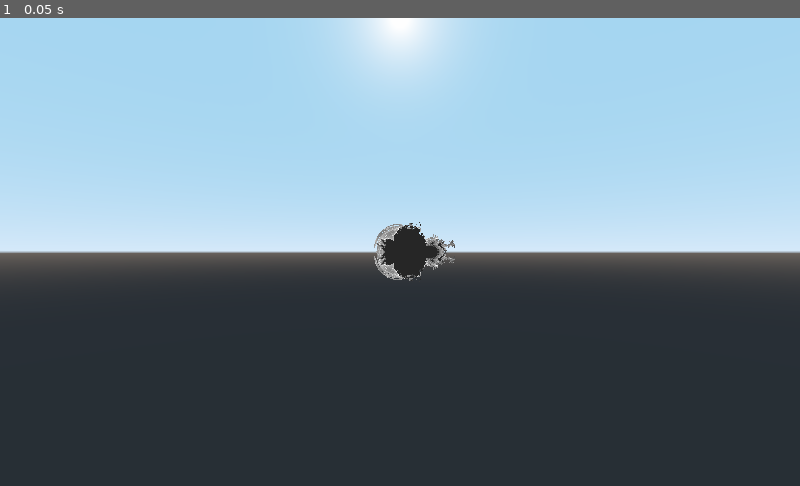
Above: before the commit, frame 1.
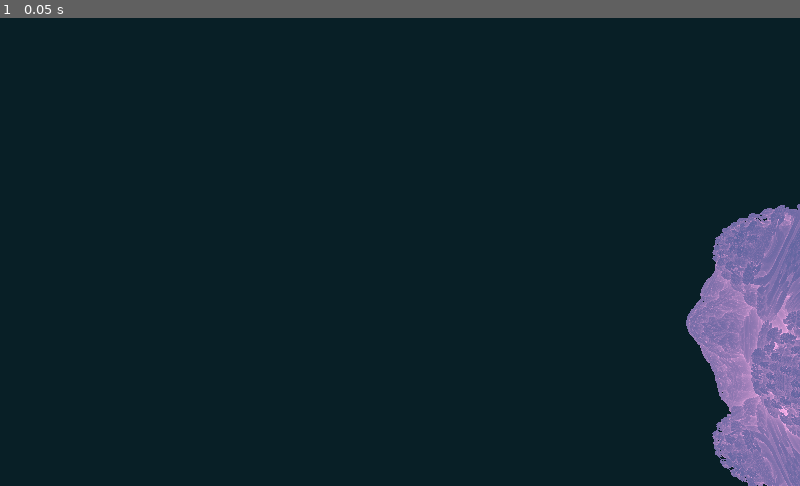
Above: after the commit, the same moment.

Repository: kpfriesen/godot_simple_raymarcher
Game: Godot game, scene res://scenes/primitives.tscn
Two runs of this game, one before a commit and one after it. Both use one fixed random seed, a clock stepped at 60 frames per second and the inputs below. The project has no main scene, so this scene is started directly.
Inputs:
- Up to frame 1 (0.05 s): no input

The runs differ from the first frame. In frame 1, 100% of the frame differs, in the area x 0-100%, y 0-100%.

Commit message:
Gradient mapped color output
added a uniform for gradient mapping color output and experimented with power and resolution params

Diff:
--- a/scenes/primitives.tscn
+++ b/scenes/primitives.tscn
@@ -1,14 +1,25 @@
-[gd_scene load_steps=4 format=2]
+[gd_scene load_steps=7 format=2]
 
 [ext_resource path="res://shaders/simple_marcher.gdshader" type="Shader" id=1]
+
+[sub_resource type="Gradient" id=4]
+colors = PoolColorArray( 0.0645905, 0.111242, 0.324219, 1, 0.960938, 0.442932, 0.831436, 1 )
+
+[sub_resource type="GradientTexture" id=5]
+gradient = SubResource( 4 )
 
 [sub_resource type="ShaderMaterial" id=2]
 shader = ExtResource( 1 )
 shader_param/max_steps = 300
 shader_param/max_dist = 1000.0
+shader_param/gradient = SubResource( 5 )
 
 [sub_resource type="CubeMesh" id=3]
 material = SubResource( 2 )
+
+[sub_resource type="Environment" id=6]
+background_mode = 1
+background_color = Color( 0.0352941, 0.12549, 0.152941, 1 )
 
 [node name="container" type="Spatial"]
 
@@ -18,4 +29,8 @@
 material/0 = null
 
 [node name="Camera" type="Camera" parent="."]
-transform = Transform( 1, 0, 0, 0, 1, 0, 0, 0, 1, 0, 0, 8.09558 )
+transform = Transform( -0.996267, 0, 0.0863211, 0, 1, 0, -0.0863211, 0, -0.996267, 2.32789, 0.401423, -0.786352 )
+visible = false
+
+[node name="WorldEnvironment" type="WorldEnvironment" parent="."]
+environment = SubResource( 6 )
--- a/shaders/simple_marcher.gdshader
+++ b/shaders/simple_marcher.gdshader
@@ -2,10 +2,11 @@
 render_mode unshaded, world_vertex_coords, cull_disabled;
 varying vec3 cameraPosition;
 varying vec3 pos;
+uniform sampler2D gradient;
 
 uniform int max_steps = 300;
 uniform float max_dist = 1000.0;
-const float SURF_DIST = 1e-3;
+const float SURF_DIST = 1e-4;
 
 float sphere_sdf(vec3 p, float r, vec3 offset) {
 	float dist = distance(p, offset) - r;
@@ -48,7 +49,8 @@
 		vec3 p = ray_origin + dOrigin * ray_direction;
 		//dSurface = sphere_sdf(p, 3.0, vec3(0,0,0));
 		float scale = 1.0;
-		dSurface = mandelbulb_sdf(p/vec3(scale, scale, scale), 2.5, 13);
+		dSurface = mandelbulb_sdf(p/vec3(scale, scale, scale), 7.5, 15);
+		//dSurface = mandelbulb_sdf(p/vec3(scale, scale, scale), 5.0 + TIME / 100.0, 13);
 		//dSurface = smoothMin(sphere_sdf(p, 2.0, vec3(0,0,0)), sphere_sdf(p, 2.0, vec3(3,0,0)), 3.0);
 		dOrigin += dSurface;
 
@@ -71,8 +73,9 @@
 	vec2 final_ray = march(ray_origin, ray_direction);
 	float total_distance = final_ray.x;
 	float total_steps = final_ray.y;
-	float outline = min(1.0, total_steps/100.0);
+	float outline = min(1.0, total_steps/200.0);
 	float value = step(total_distance, 0.5);
-	ALBEDO = vec3(outline, outline, outline);
+	vec3 col = vec3(outline, outline, outline);
+	ALBEDO = texture(gradient, col.xy).xyz;
 	ALPHA = value;
 }
